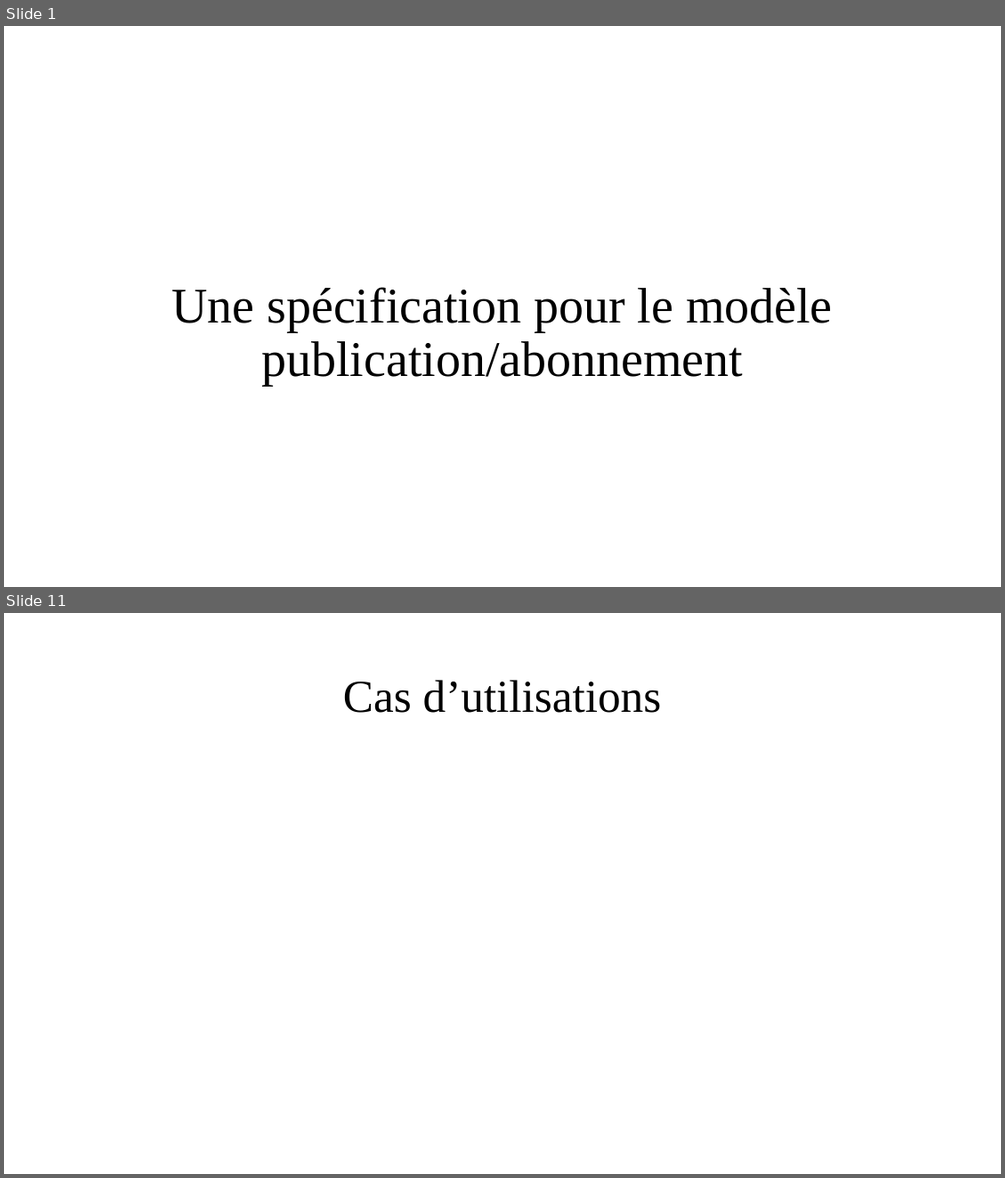
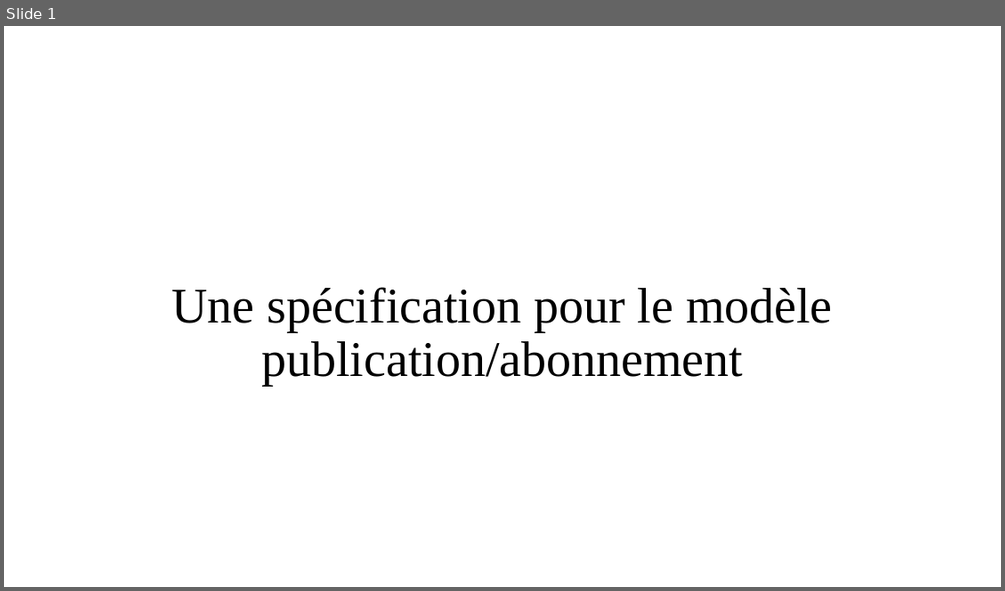
Before and after one commit to OA-Souleymane/MyGitHub-Files, a slide deck: Chapitres/presentationMemoire.pptx. Shown one above the other, each under a label of ours: slides 1 and 11 before the commit, slide 1 after it; the slides between them are not shown. The pictures are 1005x1178 and 1005x591 pixels, drawn with LibreOffice and Linux fonts; fonts in the diff are those of the drawing. Boxes give left, top, right and bottom in pixels: in the first picture for what was removed or moved away, otherwise in the second. Text is boxed around its words. In the diff, an @@ line names an element or a change of style, - is before the commit and + after.

```diff
--- a/Chapitres/presentationMemoire.pptx
+++ b/Chapitres/presentationMemoire.pptx
@@ slide 11 removed at (x1=4, y1=613, x2=1001, y2=1174), background #FFFFFF @@
@@ title removed at (x1=343, y1=680, x2=662, y2=713) @@
-Cas d’utilisations
```
Also in this commit, not shown: 9 slides changed, 2 slides added.
